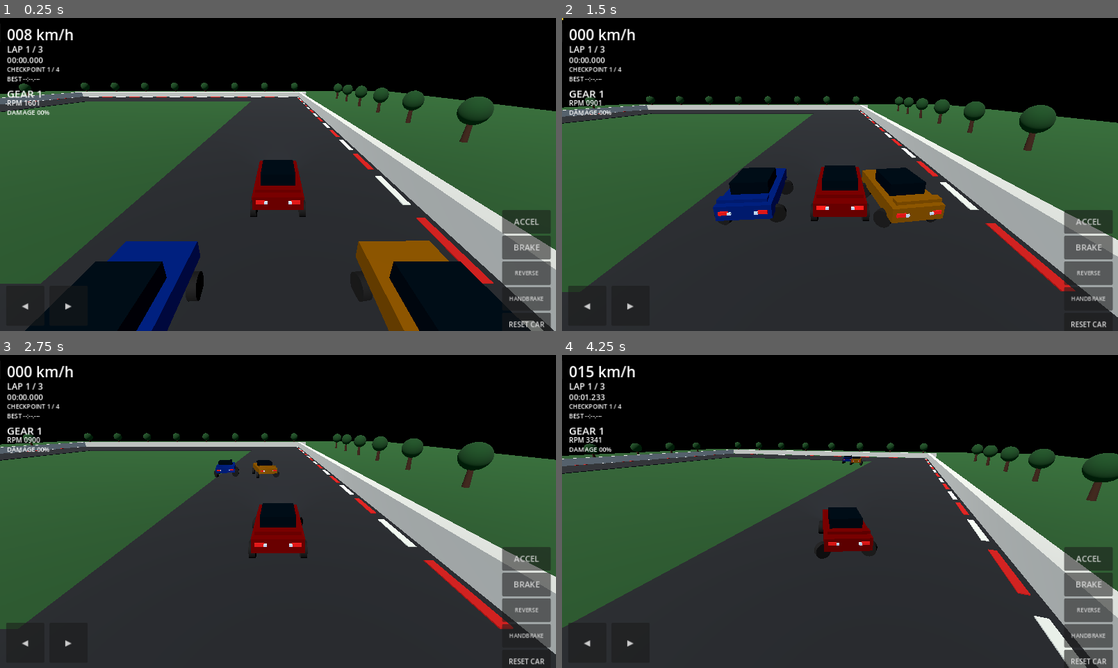
Above: before the commit, frames 1-4 (two rows, left to right).
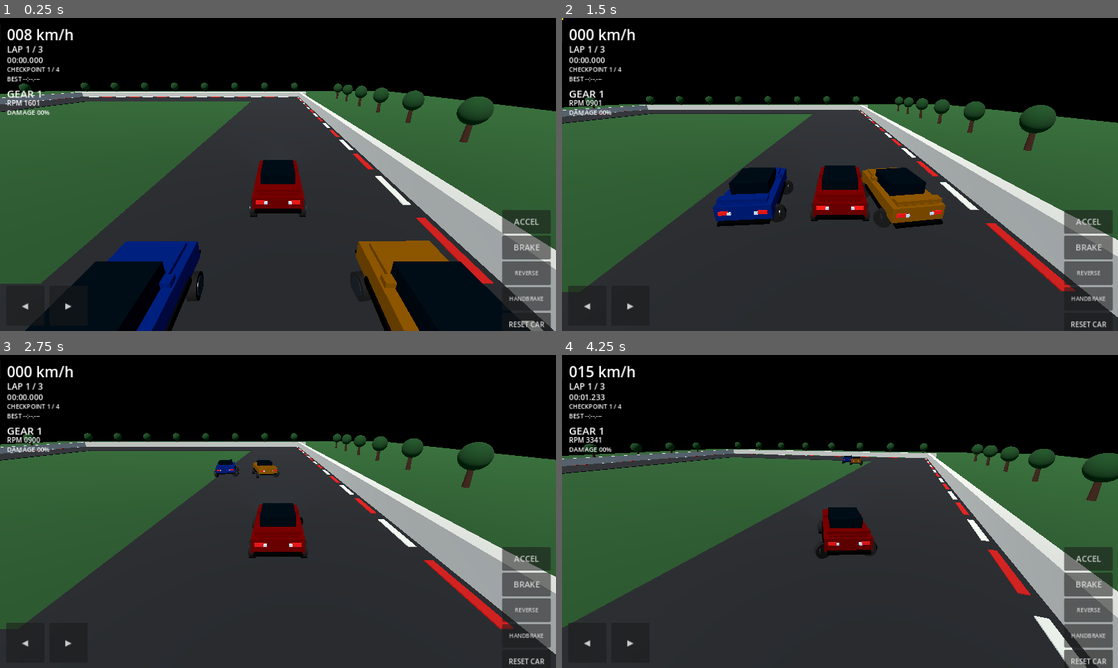
Above: after the commit, the same moments.

Repository: mojiolatunji34-cpu/Apex-
Game: Godot game, scene res://scenes/main.tscn
Same seed, same stepped clock (60 frames per second), same inputs: the game is played once before the commit and once after it.
Inputs:
- Up to frame 1 (0.25 s): no input
- Up to frame 2 (1.5 s): hold D (steer_right) 0.53-1.28 s; hold Space (brake) from 1.28 s (still down)
- Up to frame 3 (2.75 s): release Space (brake) at 2.03 s; hold D (steer_right) from 2.03 s (still down)
- Up to frame 4 (4.25 s): release D (steer_right) at 2.78 s; hold W (accelerate) 2.78-3.53 s; hold A (steer_left) from 3.53 s (still down)

The runs differ from the first frame. In frame 1, 0.8% of the frame differs, in the area x 28-72%, y 47-100%; in frame 2, 0.6%; in frame 3, 0.2%; in frame 4, 0.2%.

Commit message:
Refine sports car body panels and add detailed wheel rims

Diff:
--- a/scripts/car_controller.gd
+++ b/scripts/car_controller.gd
@@ -435,6 +435,19 @@
 	add_child(cabin)
 	body_animation_nodes.append(cabin)
 
+	# Layered body panels improve the prototype sports-car silhouette.
+	var trim_material := StandardMaterial3D.new()
+	trim_material.albedo_color = Color(0.018, 0.022, 0.028)
+	trim_material.metallic = 0.38
+	trim_material.roughness = 0.42
+	_add_box_visual("HoodPanel", Vector3(1.48, 0.10, 1.05), Vector3(0.0, 0.70, -1.18), paint, true)
+	_add_box_visual("RearDeck", Vector3(1.48, 0.10, 0.72), Vector3(0.0, 0.70, 1.38), paint, true)
+	_add_box_visual("FrontSplitter", Vector3(1.82, 0.08, 0.30), Vector3(0.0, 0.13, -1.91), trim_material)
+	_add_box_visual("RearDiffuser", Vector3(1.72, 0.10, 0.28), Vector3(0.0, 0.13, 1.91), trim_material)
+	for side in [-1.0, 1.0]:
+		_add_box_visual("SideSkirt", Vector3(0.12, 0.18, 2.35), Vector3(side * 0.94, 0.15, 0.08), trim_material)
+		_add_box_visual("SideMirror", Vector3(0.22, 0.13, 0.24), Vector3(side * 0.82, 0.78, -0.52), paint, true)
+
 	var wheel_material := StandardMaterial3D.new()
 	wheel_material.albedo_color = Color(0.035, 0.035, 0.04)
 	wheel_material.roughness = 0.88
@@ -465,6 +478,34 @@
 			wheel.rotation.z = PI / 2.0
 			wheel.material_override = wheel_material
 			wheel_pivot.add_child(wheel)
+
+			# Metallic rim faces and a central hub rotate with each wheel.
+			var rim_material := StandardMaterial3D.new()
+			rim_material.albedo_color = Color(0.48, 0.53, 0.59)
+			rim_material.metallic = 0.92
+			rim_material.roughness = 0.22
+			for rim_side in [-1.0, 1.0]:
+				var rim := MeshInstance3D.new()
+				rim.name = "WheelRim"
+				var rim_mesh := CylinderMesh.new()
+				rim_mesh.top_radius = 0.235
+				rim_mesh.bottom_radius = 0.235
+				rim_mesh.height = 0.035
+				rim.mesh = rim_mesh
+				rim.rotation.z = PI / 2.0
+				rim.position.x = rim_side * 0.125
+				rim.material_override = rim_material
+				wheel_pivot.add_child(rim)
+			var hub := MeshInstance3D.new()
+			hub.name = "WheelHub"
+			var hub_mesh := CylinderMesh.new()
+			hub_mesh.top_radius = 0.095
+			hub_mesh.bottom_radius = 0.095
+			hub_mesh.height = 0.27
+			hub.mesh = hub_mesh
+			hub.rotation.z = PI / 2.0
+			hub.material_override = trim_material
+			wheel_pivot.add_child(hub)
 			wheel_visuals.append(wheel)
 
 	# Visible headlamps and emissive rear brake lamps help communicate vehicle orientation.
@@ -533,3 +574,17 @@
 	spoiler.material_override = paint
 	add_child(spoiler)
 	body_animation_nodes.append(spoiler)
+
+
+func _add_box_visual(node_name: String, dimensions: Vector3, local_position: Vector3, material: Material, animate_with_body: bool = false) -> MeshInstance3D:
+	var visual := MeshInstance3D.new()
+	visual.name = node_name
+	var mesh := BoxMesh.new()
+	mesh.size = dimensions
+	visual.mesh = mesh
+	visual.position = local_position
+	visual.material_override = material
+	add_child(visual)
+	if animate_with_body:
+		body_animation_nodes.append(visual)
+	return visual
--- a/tests/smoke_test.gd
+++ b/tests/smoke_test.gd
@@ -41,6 +41,11 @@
 		push_error("Smoke test failed: four wheel steering pivots and wheel meshes were not created")
 		quit(1)
 		return
+	for wheel_pivot in player.wheel_steering_pivots:
+		if wheel_pivot.get_node_or_null("WheelRim") == null or wheel_pivot.get_node_or_null("WheelHub") == null:
+			push_error("Smoke test failed: wheel rim or hub detail is missing")
+			quit(1)
+			return
 	if player.get_node_or_null("EngineAudio") == null:
 		push_error("Smoke test failed: spatial engine audio player was not created")
 		quit(1)
